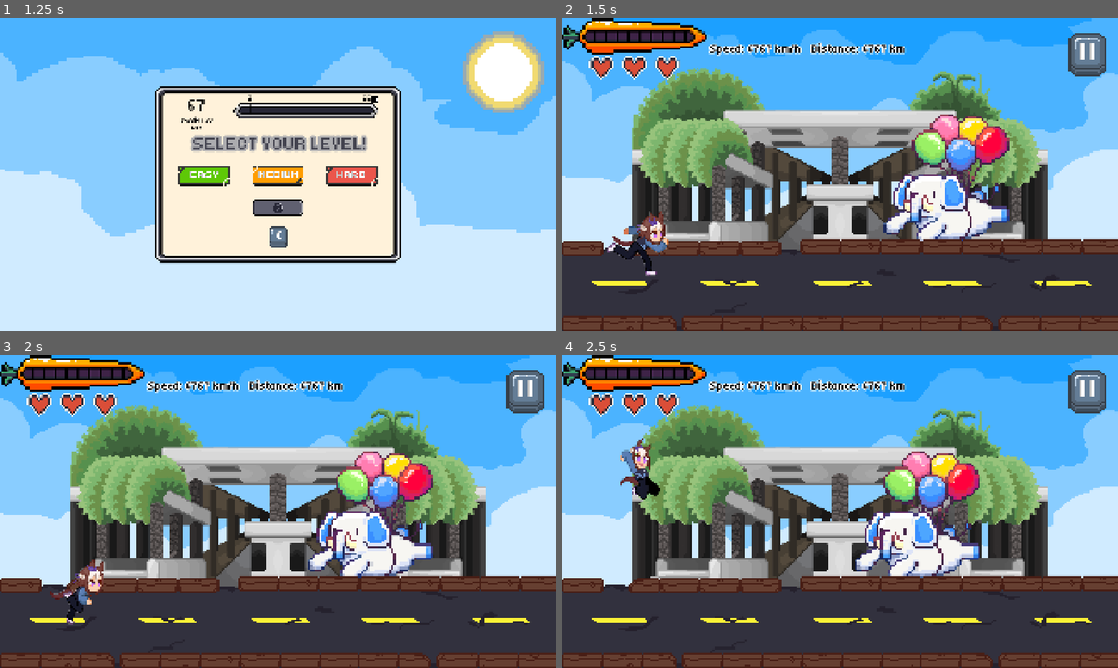
Above: before the commit, frames 1-4 (two rows, left to right).
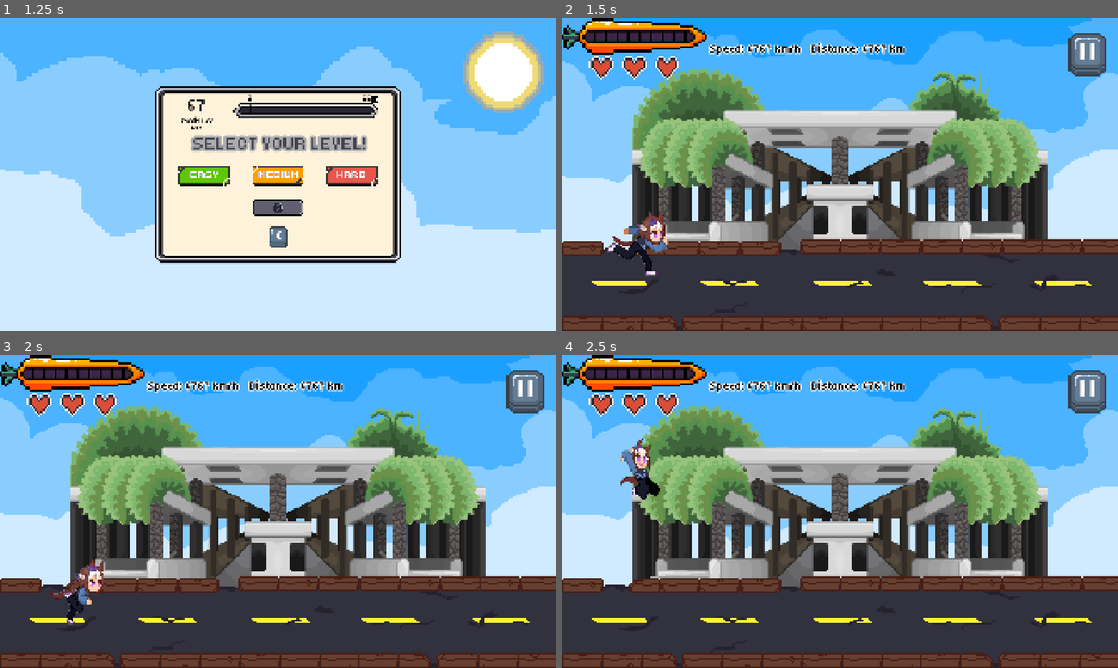
Above: after the commit, the same moments.

Repository: sbxte/sparta26-gamedev
Game: Godot game, scene res://scenes/ui/main_menu.tscn
Two runs of this game, one before a commit and one after it. Both use one fixed random seed, a clock stepped at 60 frames per second and the inputs below.
Inputs (mouse positions are in pixels of both pictures, inside the frame that each line leads up to):
- Up to frame 1 (1.25 s): click (283, 202) at 0.5 s
- Up to frame 2 (1.5 s): click (767, 174) at 1.25 s
- Up to frame 3 (2 s): no input
- Up to frame 4 (2.5 s): hold Up (ui_up) from 2.03 s (still down); hold Shift (boost) from 2.03 s (still down)

Frame 1 is identical in both runs. In frame 2, 5.6% of the frame differs, in the area x 57-81%, y 30-72%; in frame 3, 5.6%; in frame 4, 5.6%, in the area x 52-76%, y 30-72%.

Commit message:
fix:  remove init_segment function override in sample.gd

Diff:
--- a/scripts/segment/sample.gd
+++ b/scripts/segment/sample.gd
@@ -4,9 +4,6 @@
 @export var segment_length: int
 @export var segment_name: String
 
-func init_segment(_ses: Session):
-	pass
-
 func destroy_segment():
 	pass
 
